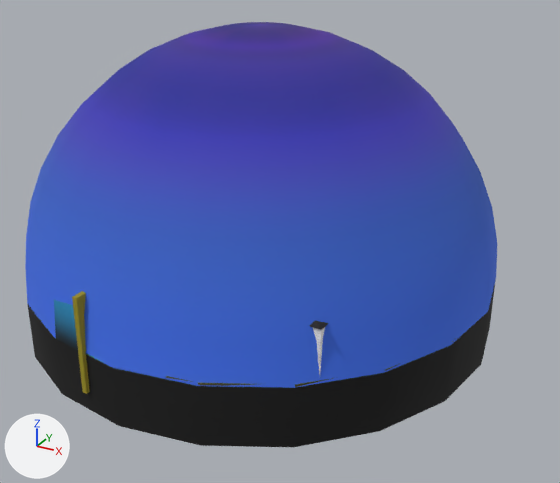
The COLLADA model exercises/Levee/src/levee/assets/levee.dae, before and after one commit.
Both versions are drawn from a 50 mm camera at (0.819, -1.403, 0.754) aimed at (0.071, -0.044, 0.074). The lights are fixed; the arrows at lower left show +X, +Y and +Z. Where no turn or scale is listed for an object, it has been applied to the vertices. Vertices at the same position are counted once.

Script lines for the objects in view, before the commit:
```python
ob_earth = bpy.data.objects.new('earth', me_earthshape)
ob_earth.location = (0.0, 0.0, 0.0)
ob_ground = bpy.data.objects.new('ground', None)
ob_ground.parent = ob_environment
ob_ground.location = (-0.000645, 0.0, 0.0)
ob_ground.scale = (-52.3, 52.3, 52.3)
ob_house1 = bpy.data.objects.new('house1', me_houseshape1)
ob_house1.parent = ob_houses
ob_house1.location = (0.0, 0.0, 0.0)
ob_levee = bpy.data.objects.new('levee', me_leveeshape)
ob_levee.location = (0.0, 0.0, 0.0)
ob_polysurface44 = bpy.data.objects.new('polySurface44', me_polysurfaceshape127)
ob_polysurface44.parent = ob_ground
ob_polysurface44.location = (0.0, 0.0, 0.0)
ob_sky = bpy.data.objects.new('sky', me_skyshape)
ob_sky.location = (0.0, 0.0, 0.0)
ob_water = bpy.data.objects.new('water', me_watershape)
ob_water.location = (0.0, 0.0, 0.0)
```
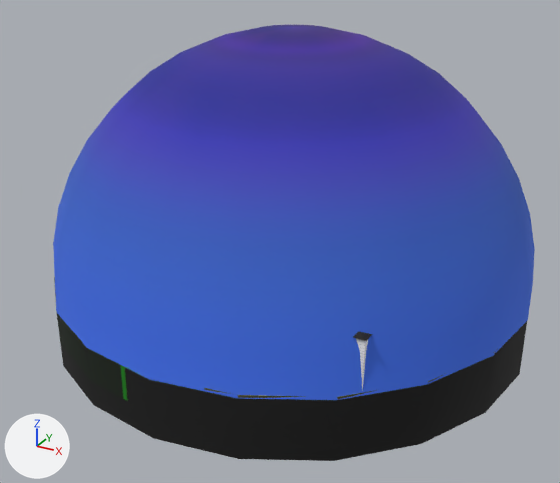
Where the change shows, as pixel boxes [x1, y1, x2, y2] in the pictures (560 x 483 px):
'sky', mesh moved: before [25, 22, 497, 388]; after [53, 25, 535, 400]
'earth', mesh moved: before [28, 280, 496, 447]; after [61, 321, 527, 461]
'ground', now drawn (black): after [54, 277, 495, 401]
'levee', deleted (yellow): before [72, 291, 99, 394]
'water', deleted (blue): before [27, 294, 78, 351]
'house1', no longer drawn: before [310, 321, 328, 375]
'polySurface44', reshaped, moved, rescaled (not visible afterwards): before [29, 306, 453, 387]
'polySurface63', added: after [356, 338, 368, 391]
'polySurface64', added: after [353, 331, 372, 341]

What the commit changed:
Picture 'soil.png' (img_soil_png) is new.
Material 'lambert7' (mat_lambert7) changes colour from yellow #9e921f to dark purple #661742; in linear values from (0.344, 0.289, 0.0136) to (0.133, 0.00837, 0.0543).
Material 'lambert10' (mat_lambert10) is new.
Its texture is img_soil_png.
Its roughness is 0.9.
me_earthshape has 55 vertices, 74 faces and spans x -0.524..0.523, y -0.523..0.523, z -0.125..0.0.
me_earthshape is used by ob_earth; location (0.0, 0.0, 0.0).
me_earthshape part 1: the whole mesh is moved by (0.078, 0.002, 0.0).
me_skyshape has 201 vertices, 380 faces and spans x -0.523..0.523, y -0.523..0.523, z 0.0..0.523.
me_skyshape is used by ob_sky; location (0.0, 0.0, 0.0).
me_skyshape part 2: the whole mesh is moved by (0.078, 0.002, 0.0).
me_polysurfaceshape127 is used by ob_polysurface44; parent ob_ground; location (0.0, 0.0, 0.0).
me_polysurfaceshape127 had 46 vertices, 64 faces and spanned x -0.01..0.01, y -0.01..0.01, z 0.0..0.0001.
me_polysurfaceshape127 no longer uses material mat_lambert44 (picture img_ground_png).
me_polysurfaceshape127 now has 39 vertices, 74 faces and spans x 0.4238..0.434, y -0.092..-0.0878, z 0.001..0.0113.
me_polysurfaceshape127 part 3: 46 vertices removed from x -0.01..0.01, y -0.01..0.01, z 0.0..0.0001.
me_polysurfaceshape127 now uses material mat_lambert32 (grey #727272).
me_polysurfaceshape127 now uses material mat_lambert33 (dark blue #1a1d44).
Mesh me_groundshape is new.
It has 75 vertices, 120 faces and spans x -0.446..0.601, y -0.522..0.525, z -0.072..0.007.
Faces by material slot: [108, 12].
It uses material mat_lambert44 (picture img_ground_png).
It uses material mat_lambert10 (picture img_soil_png).
Mesh me_polysurfaceshape63 is new.
It has 95 vertices, 186 faces and spans x 0.224..0.417, y -0.389..-0.294, z 0.005..0.108.
It uses material mat_file14material (picture img_house1_png).
Mesh me_polysurfaceshape64 is new.
It has 5 vertices, 6 faces and spans x 0.221..0.421, y -0.393..-0.292, z 0.108..0.152.
It uses material mat_file14material (picture img_house1_png).
Object 'levee' (ob_levee) is deleted.
Object 'water' (ob_water) is deleted.
Object 'ground' (ob_ground) now shows me_groundshape instead of nothing.
Object 'ground' (ob_ground) is rescaled from (-52.3, 52.3, 52.3) to (1.0, 1.0, 1.0).
Object 'ground' (ob_ground) moves from (-0.000645, 0.0, 0.0) to (0.0, 0.0, 0.0).
In object 'polySurface44' (ob_polysurface44), parent goes from ob_ground to ob_car2.
Object 'house1' (ob_house1) now shows nothing instead of me_houseshape1.
Object 'polySurface63' (ob_polysurface63) is new; it shows me_polysurfaceshape63.
Its location is (0.0, 0.0, 0.0).
Object 'polySurface64' (ob_polysurface64) is new; it shows me_polysurfaceshape64.
Its location is (0.0, 0.0, 0.0).
